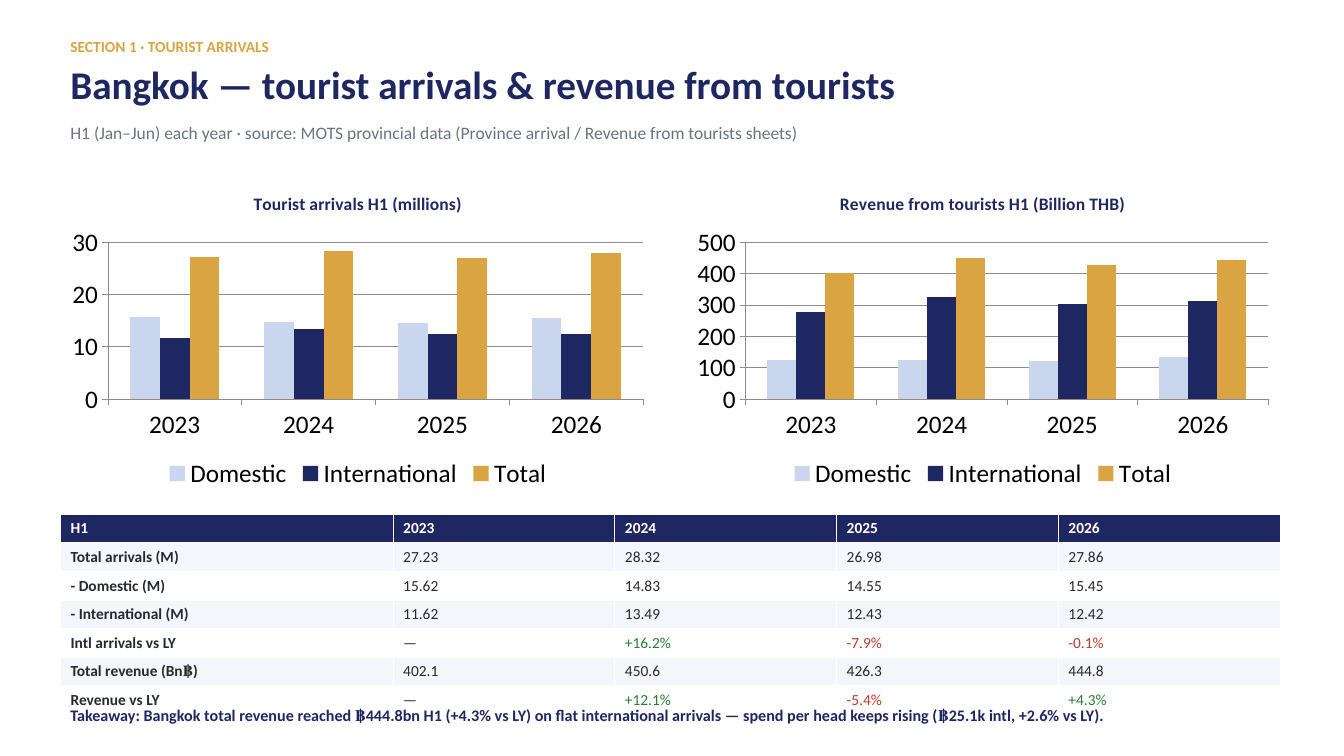
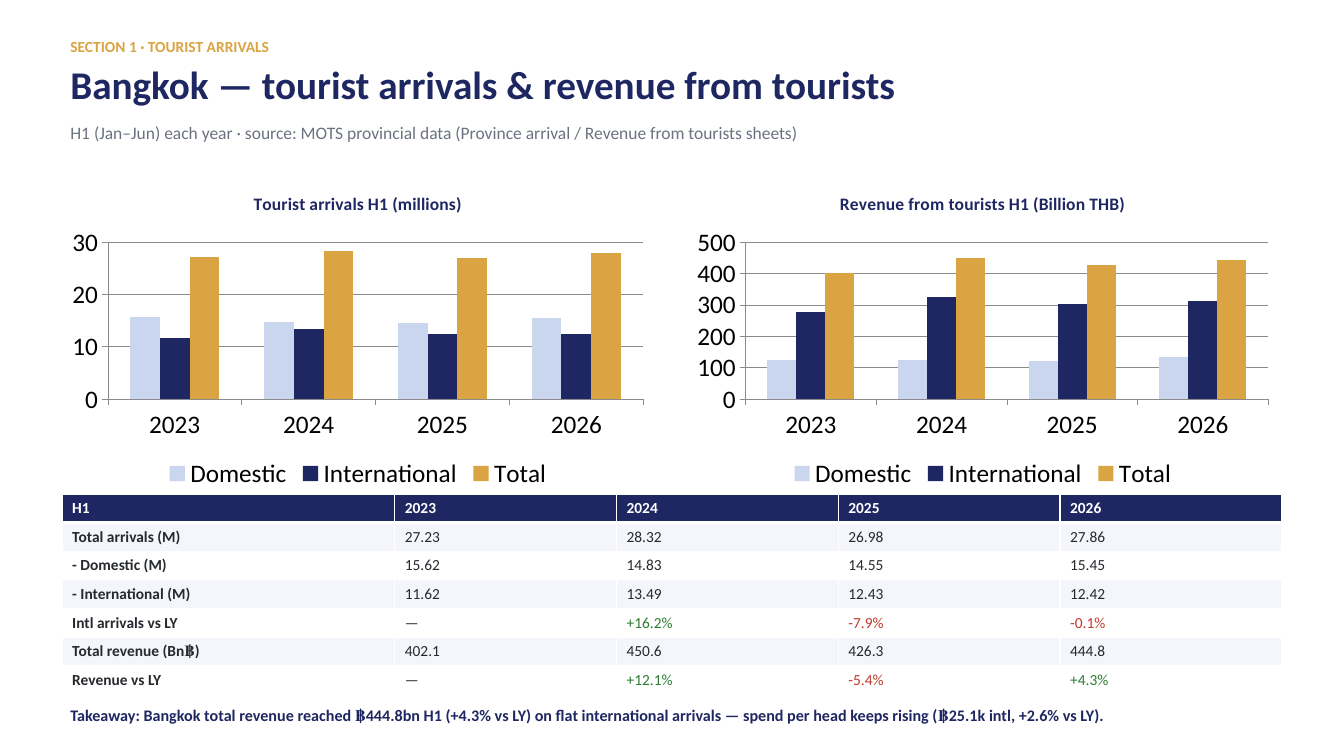
Before and after one commit to Chavin2543/mae-workspace, a slide deck: slide 11 of output/Portfolio_Performance_Report_H1-2026.pptx. Drawn at 1344x756 pixels with LibreOffice and Linux fonts; fonts in the diff are those of the drawing. Boxes give left, top, right and bottom in pixels: in the first picture for what was removed or moved away, otherwise in the second. Text is boxed around its words. In the diff, an @@ line names an element or a change of style, - is before the commit and + after.

```diff
--- a/output/Portfolio_Performance_Report_H1-2026.pptx
+++ b/output/Portfolio_Performance_Report_H1-2026.pptx
@@ column chart at bbox=[60, 176, 655, 494] @@
@@ category axis changed @@
@@ bar spacing changed @@
@@ column chart at bbox=[686, 176, 1280, 494] @@
@@ category axis changed @@
@@ bar spacing changed @@
@@ table: place and size @@
-table at bbox=[60, 514, 1280, 714]
+table at bbox=[63, 494, 1282, 694]
```
Also in this commit, not shown: 5 other slides changed, 3 slides added.
